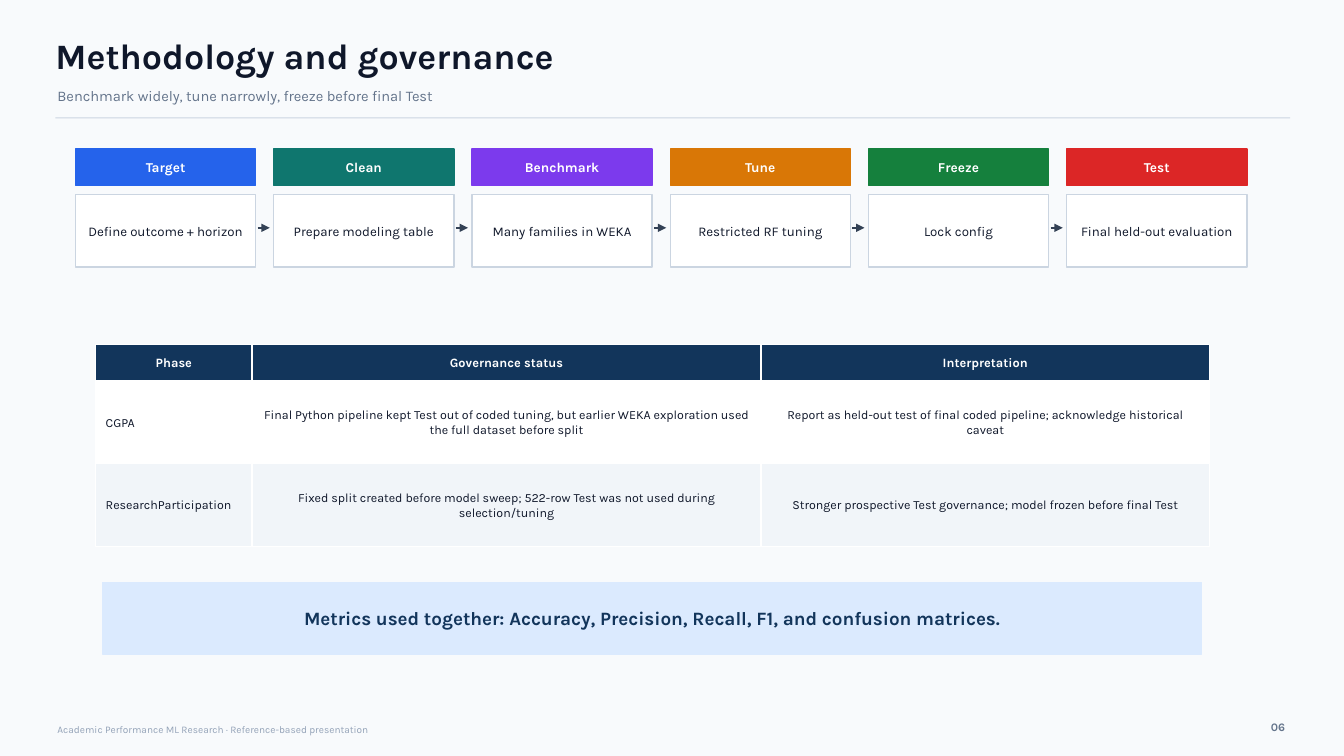
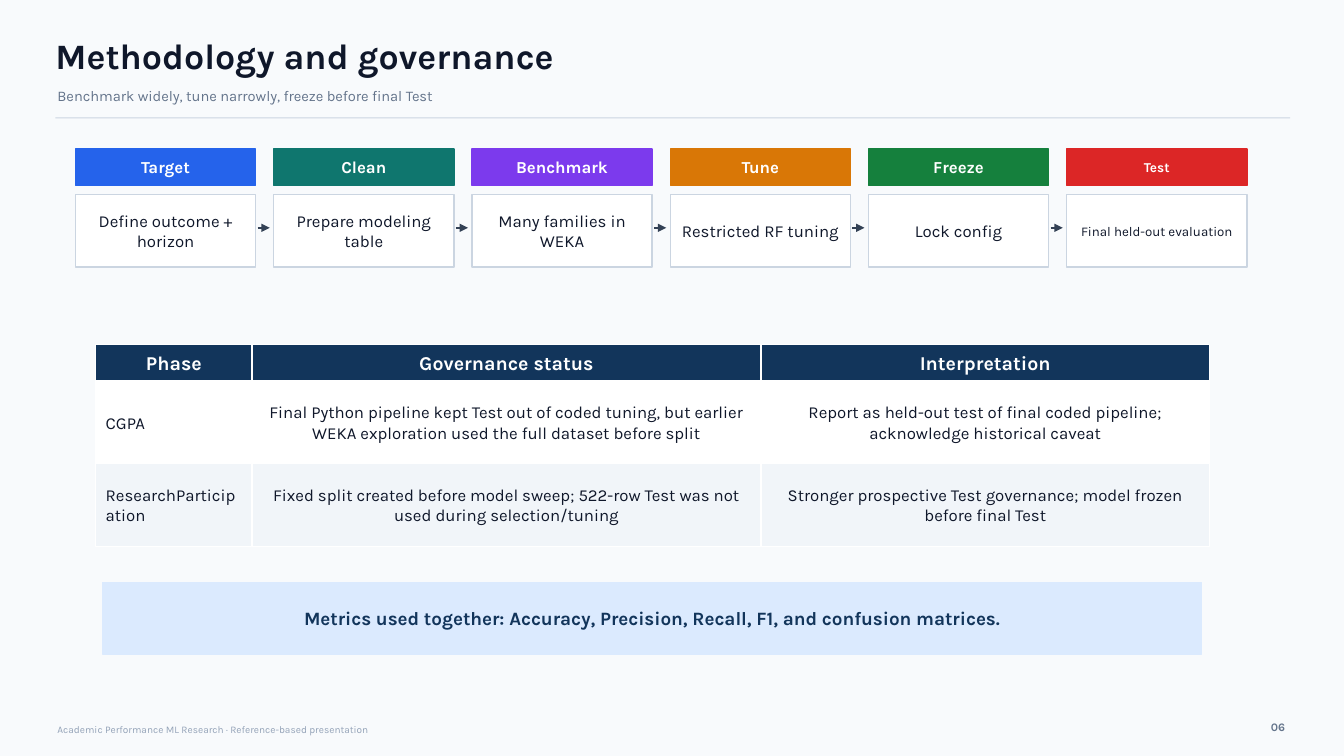
Before and after one commit to Prothom7/Academic-Performance-Prediction-ML, a slide deck: slide 6 of presentation/Academic_Performance_ML_Reference_Based_Final_Presentation.pptx. Drawn at 1344x756 pixels with LibreOffice and Linux fonts; fonts in the diff are those of the drawing. Boxes give left, top, right and bottom in pixels: in the first picture for what was removed or moved away, otherwise in the second. Text is boxed around its words. In the diff, an @@ line names an element or a change of style, - is before the commit and + after.

```diff
--- a/presentation/Academic_Performance_ML_Reference_Based_Final_Presentation.pptx
+++ b/presentation/Academic_Performance_ML_Reference_Based_Final_Presentation.pptx
@@ size 9.7 to 12 pt in 5 elements at (76, 149, 256, 186), (274, 149, 455, 186), (472, 149, 652, 186), (670, 149, 851, 186), (869, 149, 1050, 186) @@
@@ size 9.5 to 12 pt in 5 elements at (76, 195, 256, 267), (274, 195, 455, 267), (472, 195, 652, 267), (670, 195, 851, 267), (869, 195, 1050, 267) @@
@@ size 9.1 to 14 pt in 3 elements at (96, 345, 252, 381), (252, 345, 761, 381), (761, 345, 1210, 381) @@
@@ size 8.9 to 12 pt in 6 elements at (96, 381, 252, 464), (252, 381, 761, 464), (761, 381, 1210, 464), (96, 464, 252, 546), (252, 464, 761, 546), (761, 464, 1210, 546) @@
```
Also in this commit, not shown: 16 other slides changed.
